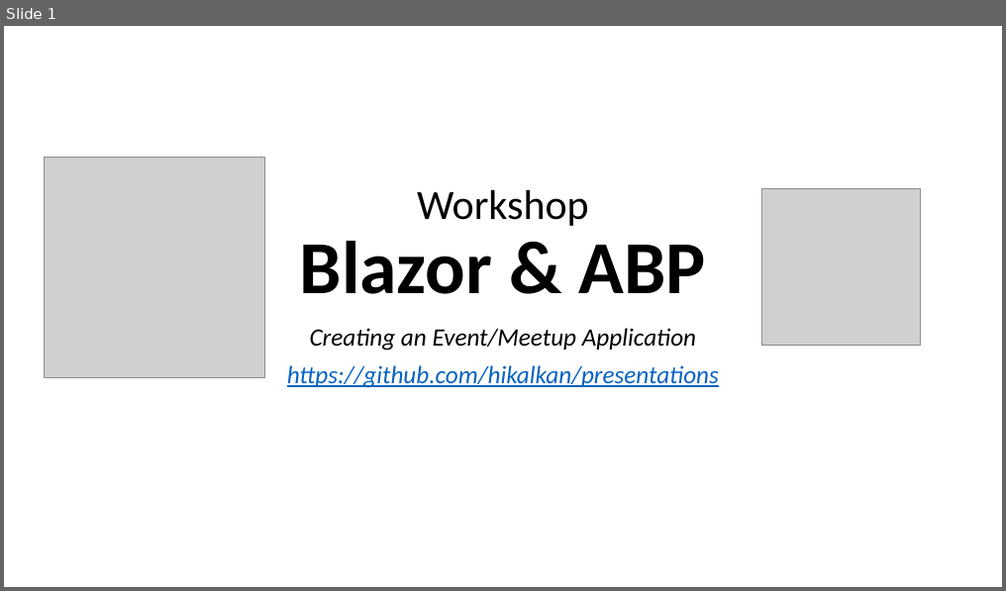
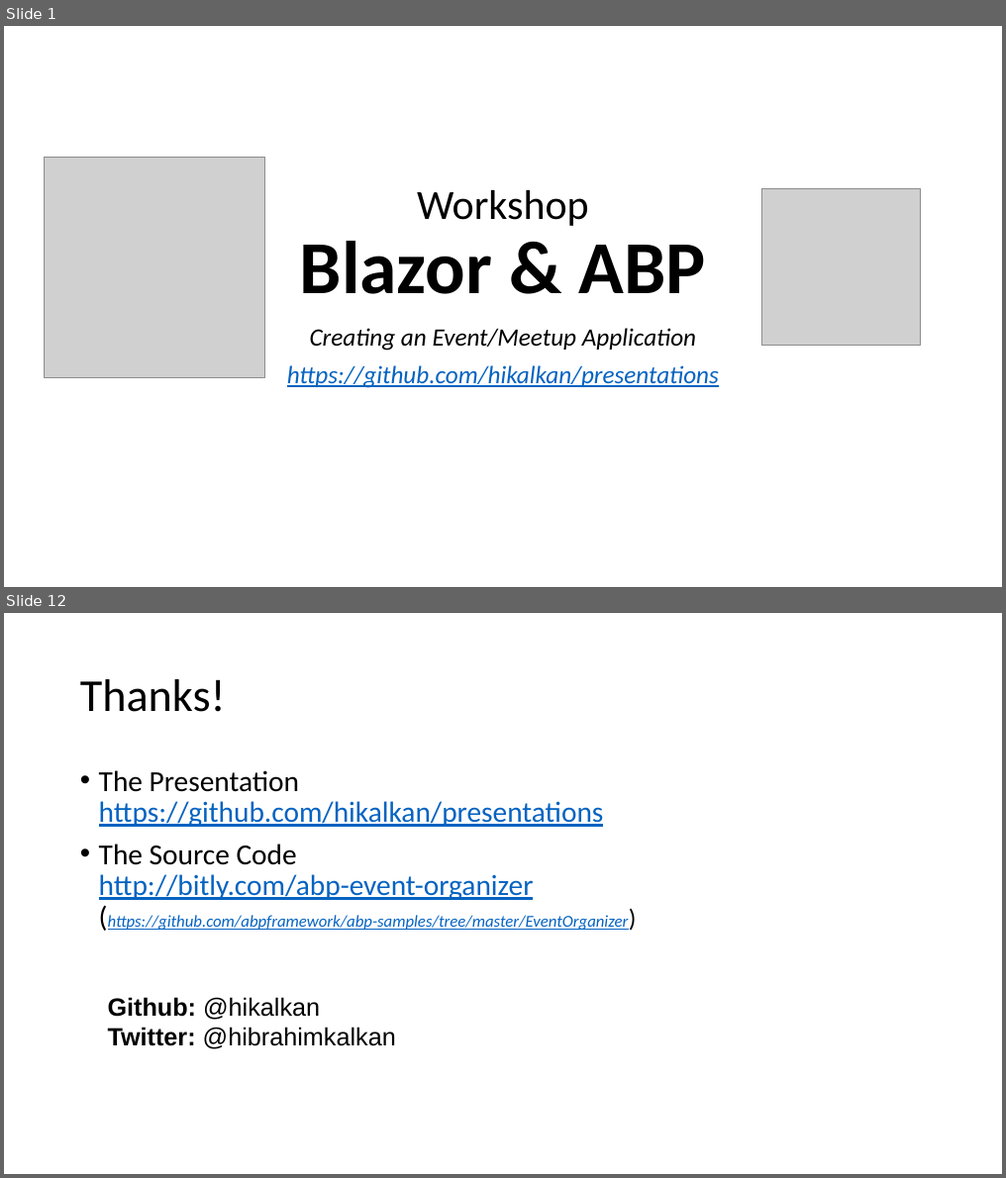
Before and after one commit to hikalkan/presentations, a slide deck: 2020-11-22 DevNot Summit Blazor and ABP/Blazor-Abp-Workshop.pptx. Shown one above the other, each under a label of ours: slide 1 before the commit, slides 1 and 12 after it; the slides between them are not shown. The pictures are 1006x591 and 1006x1178 pixels, drawn with LibreOffice and Linux fonts; fonts in the diff are those of the drawing; grey boxes stand for pictures. Boxes give left, top, right and bottom in pixels: in the first picture for what was removed or moved away, otherwise in the second. Text is boxed around its words. In the diff, an @@ line names an element or a change of style, - is before the commit and + after.

```diff
--- a/2020-11-22 DevNot Summit Blazor and ABP/Blazor-Abp-Workshop.pptx
+++ b/2020-11-22 DevNot Summit Blazor and ABP/Blazor-Abp-Workshop.pptx
@@ slide 12 added at bbox=[4, 613, 1002, 1174], background #FFFFFF @@
@@ title added at bbox=[80, 679, 226, 712], 44 pt, text #000000 @@
+Thanks!
@@ text added at bbox=[99, 770, 629, 930], 28 pt, text #0563C1, underline @@
+• The Presentation
+  https://github.com/hikalkan/presentations
+• The Source Code
+  http://bitly.com/abp-event-organizer
+  (https://github.com/abpframework/abp-samples/tree/master/EventOrganizer)
@@ text added at bbox=[108, 997, 396, 1050], 24 pt, text #000000 @@
+Github: @hikalkan
+Twitter: @hibrahimkalkan
```
Also in this commit, not shown: 7 slides changed, 3 other slides added.
